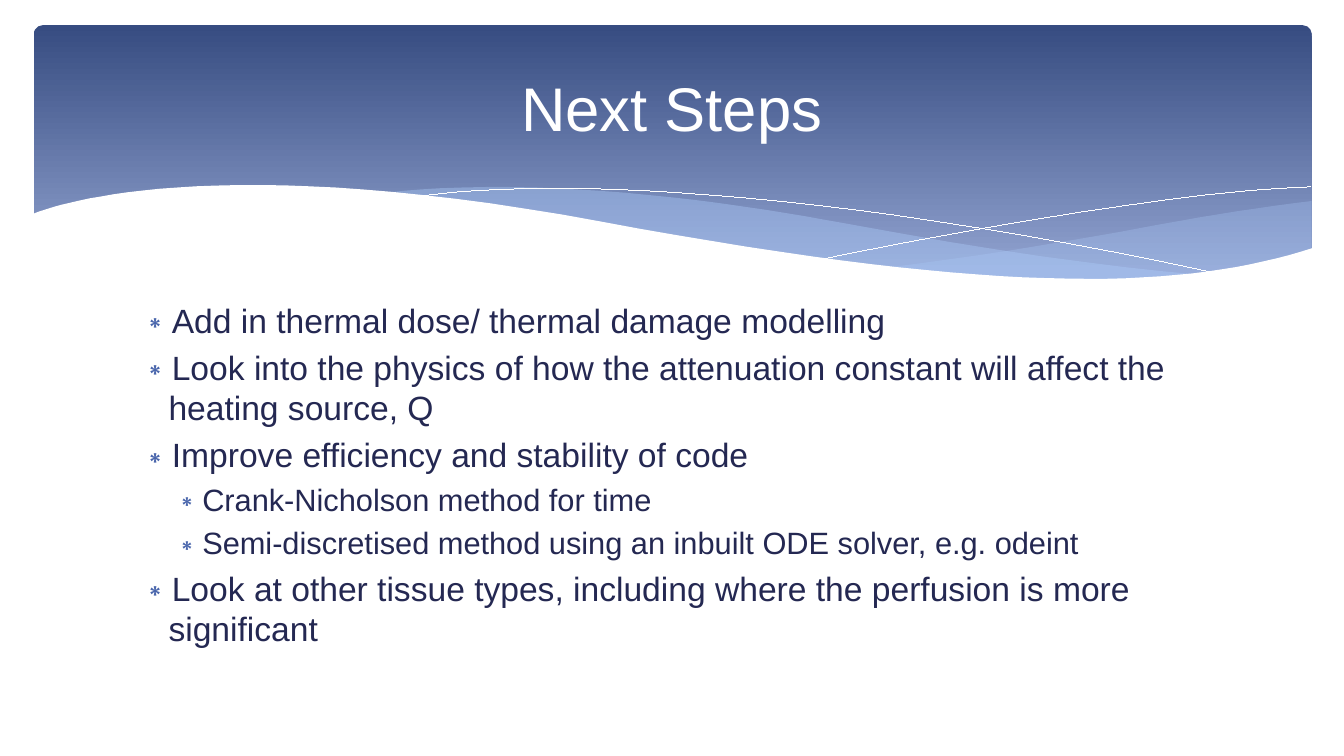
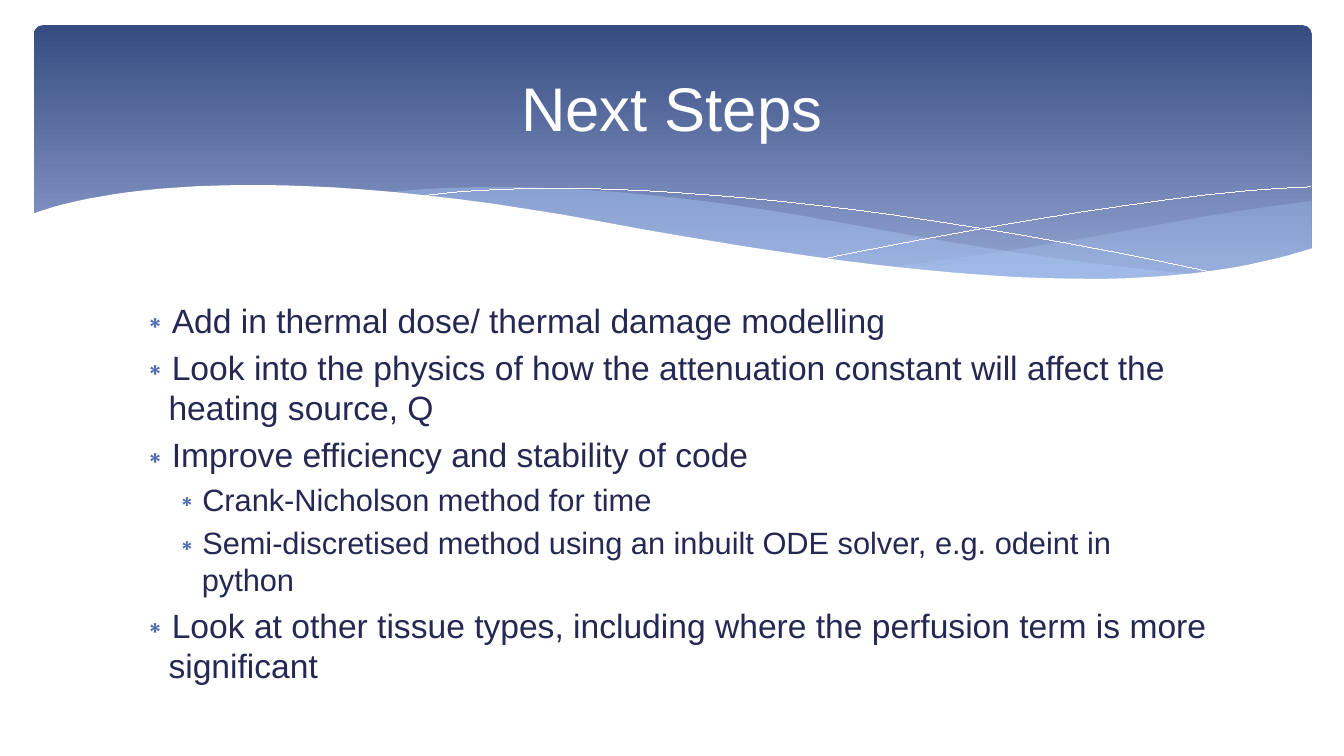
Before and after one commit to MargaretDuff/Industrial-Maths, a slide deck: slide 18 of Group meeting presentation.pptx. Drawn at 1344x756 pixels with LibreOffice and Linux fonts; fonts in the diff are those of the drawing. Boxes give left, top, right and bottom in pixels: in the first picture for what was removed or moved away, otherwise in the second. Text is boxed around its words. In the diff, an @@ line names an element or a change of style, - is before the commit and + after.

```diff
--- a/Group meeting presentation.pptx
+++ b/Group meeting presentation.pptx
@@ text at (x1=169, y1=531, x2=1207, y2=685): text changed @@
-  ∗ Semi-discretised method using an inbuilt ODE solver, e.g. odeint
-∗ Look at other tissue types, including where the perfusion is more significant
+  ∗ Semi-discretised method using an inbuilt ODE solver, e.g. odeint in python
+∗ Look at other tissue types, including where the perfusion term is more significant
```
Also in this commit, not shown: 2 other slides changed, 2 slides added, 1 slide removed, 3 other files.
